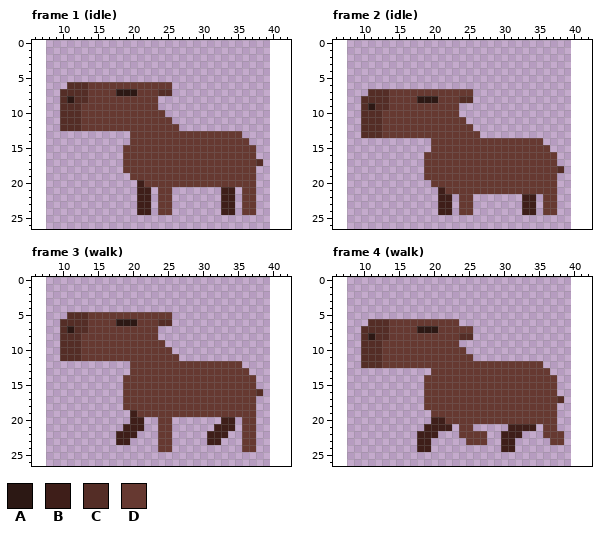
Pixel-art file: Assets/Sprites/Player/capivara.aseprite. The picture above was drawn from the file before the commit.
32x32 pixels, 32 frames. Shown: frame 1 (idle): x 6..42, y 0..26; frame 2 (idle): x 6..42, y 0..26; frame 3 (walk): x 6..42, y 0..26; frame 4 (walk): x 6..42, y 0..26. The old version is drawn lined up with the new one, on the new canvas. The commit also changed other frames, which this record leaves out.
Palette (. is transparent): A #2c1814  B #3e1e19  C #542d26  D #663931
Pixels before, frame 1 (idle), first column x 10:
 6 .CCCDDDDDDDDDDDD.............
 7 CCCCDDDDAAADDDCC.............
 8 CACCDDDDDDDDDD...............
 9 CCCDDDDDDDDDDD...............
10 CCCDDDDDDDDDDDD..............
11 CCCDDDDDDDDDDDDD.............
12 CCCDDDDDDDDDDDDDD............
13 ..........DDDDDDDDDDDDDDDD...
14 ..........DDDDDDDDDDDDDDDDD..
15 .........DDDDDDDDDDDDDDDDDDD.
16 .........DDDDDDDDDDDDDDDDDDD.
17 .........DDDDDDDDDDDDDDDDDDDC
18 .........DDDDDDDDDDDDDDDDDDD.
19 ..........DDDDDDDDDDDDDDDDDD.
20 ...........BDDDDDDDDDDDDDDDD.
21 ...........BB.DD.......BB.DD.
22 ...........BB.DD.......BB.DD.
23 ...........BB.DD.......BB.DD.
24 ...........BB.DD.......BB.DD.
Pixels before, frame 2 (idle), first column x 10:
 7 .CCCDDDDDDDDDDDD.............
 8 CCCCDDDDAAADDDCC.............
 9 CACCDDDDDDDDDD...............
10 CCCDDDDDDDDDDD...............
11 CCCDDDDDDDDDDDD..............
12 CCCDDDDDDDDDDDDD.............
13 CCCDDDDDDDDDDDDDD............
14 ..........DDDDDDDDDDDDDDDD...
15 ..........DDDDDDDDDDDDDDDDD..
16 .........DDDDDDDDDDDDDDDDDDD.
17 .........DDDDDDDDDDDDDDDDDDD.
18 .........DDDDDDDDDDDDDDDDDDDC
19 .........DDDDDDDDDDDDDDDDDDD.
20 ..........DDDDDDDDDDDDDDDDDD.
21 ...........BDDDDDDDDDDDDDDDD.
22 ...........BB.DD.......BB.DD.
23 ...........BB.DD.......BB.DD.
24 ...........BB.DD.......BB.DD.
Pixels before, frame 3 (walk), first column x 10:
 5 .CCCDDDDDDDDDDDD.............
 6 CCCCDDDDAAADDDCC.............
 7 CACCDDDDDDDDDD...............
 8 CCCDDDDDDDDDDD...............
 9 CCCDDDDDDDDDDDD..............
10 CCCDDDDDDDDDDDDD.............
11 CCCDDDDDDDDDDDDDD............
12 ..........DDDDDDDDDDDDDDDD...
13 ..........DDDDDDDDDDDDDDDDD..
14 .........DDDDDDDDDDDDDDDDDDD.
15 .........DDDDDDDDDDDDDDDDDDD.
16 .........DDDDDDDDDDDDDDDDDDDC
17 .........DDDDDDDDDDDDDDDDDDD.
18 .........DDDDDDDDDDDDDDDDDDD.
19 ..........BDDDDDDDDDDDDDDDDD.
20 ..........BB..DD.......BB.DD.
21 .........BBB..DD......BBB.DD.
22 ........BBB...DD.....BBB..DD.
23 ........BB....DD.....BB...DD.
24 ..............DD..........DD.
Pixels before, frame 4 (walk), first column x 10:
 6 .CCCDDDDDDDDDD...............
 7 CCCCDDDDAAADDDDD.............
 8 CACCDDDDDDDDDDCC.............
 9 CCCDDDDDDDDDDD...............
10 CCCDDDDDDDDDDDD..............
11 CCCDDDDDDDDDDDDD.............
12 CCCDDDDDDDDDDDDDDDDDDDDDDD...
13 ..........DDDDDDDDDDDDDDDDD..
14 .........DDDDDDDDDDDDDDDDDDD.
15 .........DDDDDDDDDDDDDDDDDDD.
16 .........DDDDDDDDDDDDDDDDDDD.
17 .........DDDDDDDDDDDDDDDDDDDC
18 .........DDDDDDDDDDDDDDDDDDD.
19 ..........DDDDDDDDDDDDDDDDDD.
20 ..........BBDDDDDDDDDDDDDDDD.
21 .........BBBB.DD.....BBBB.DD.
22 ........BBB...DDDD..BBB...DDD
23 ........BB.....DDD..BB.....DD
24 ........BB..........BB.......
The result:
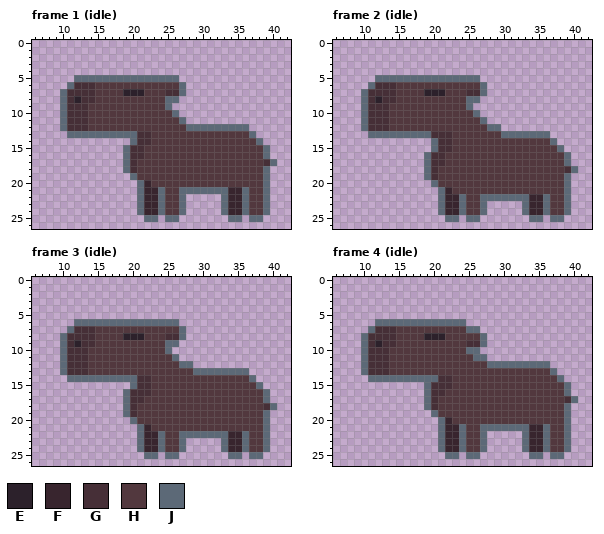
Colours new in this view: E #2c212b  F #38252e  G #462f37  H #52383e  J #5c6977
Message: Updated Capivara Ainda está faltando integrar umas duas animações
The edit:
canvas 32x32 -> 50x32, the old top-left corner now at 8,0
Changed rows in their new state; - is an unchanged pixel.
Frame 1 (idle):
first column x 10:
 5 --JJJJJJJJJJJJJJJ--------------
 6 -JGGGHHHHHHHHHHHHJ-------------
 7 JGGGGHHHHEEEHHHGGJ-------------
 8 JGEGGHHHHHHHHHHJJ--------------
 9 JGGGHHHHHHHHHHHJ---------------
10 JGGGHHHHHHHHHHHHJ--------------
11 JGGGHHHHHHHHHHHHHJ-------------
12 JGGGHHHHHHHHHHHHHHJJJJJJJJJ----
13 -JJJJJJJJJJGGHHHHHHHHHHHHHHJ---
14 ----------JGGHHHHHHHHHHHHHHHJ--
15 ---------JGGHHHHHHHHHHHHHHHHHJ-
16 ---------JGGHHHHHHHHHHHHHHHHHJ-
17 ---------JGHHHHHHHHHHHHHHHHHHGJ
18 ---------JGHHHHHHHHHHHHHHHHHHJ-
19 ----------JHHHHHHHHHHHHHHHHHHJ-
20 -----------JFHHHHHHHHHHHHHHHHJ-
21 -----------JFFJHHJJJJJJJFFJHHJ-
22 -----------JFFJHHJ-----JFFJHHJ-
23 -----------JFFJHHJ-----JFFJHHJ-
24 -----------JFFJHHJ-----JFFJHHJ-
25 ------------JJ-JJ-------JJ-JJ--
Frame 2 (idle):
first column x 10:
 5 --JJJJJJJJJJJJJJJ--------------
 6 -JGGGHHHHHHHHHHHHJ-------------
 7 JGGGGHHHHEEEHHHGGJ-------------
 8 JGEGGHHHHHHHHHHJJ--------------
 9 JGGGHHHHHHHHHHHJ---------------
10 JGGGHHHHHHHHHHHHJ--------------
11 JGGGHHHHHHHHHHHHHJ-------------
12 JGGGHHHHHHHHHHHHHHJJ-----------
13 .JJJJJJJJJGGGHHHHHHHJJJJJJJ----
14 ----------JGGHHHHHHHHHHHHHHJ---
15 ----------JGGHHHHHHHHHHHHHHHJ--
16 ---------JGGHHHHHHHHHHHHHHHHHJ-
17 ---------JGGHHHHHHHHHHHHHHHHHJ-
18 ---------JGHHHHHHHHHHHHHHHHHHGJ
19 ---------JGHHHHHHHHHHHHHHHHHHJ-
20 ----------JHHHHHHHHHHHHHHHHHHJ-
21 -----------JFHHHHHHHHHHHHHHHHJ-
22 -----------JFFJHHJJJJJJJFFJHHJ-
23 -----------JFFJHHJ-----JFFJHHJ-
24 -----------JFFJHHJ-----JFFJHHJ-
25 ------------JJ-JJ-------JJ-JJ--
Frame 3 (idle):
first column x 10:
 5 -...............---------------
 6 ..JJJJJJJJJJJJJJJ--------------
 7 .JGGGHHHHHHHHHHHHJ-------------
 8 JGGGGHHHHEEEHHHGGJ-------------
 9 JGEGGHHHHHHHHHHJJ--------------
10 JGGGHHHHHHHHHHHJ---------------
11 JGGGHHHHHHHHHHHHJ--------------
12 JGGGHHHHHHHHHHHHHJJ.......-----
13 JGGGHHHHHHHHHHHHHHHJJJJJJJJ----
14 -JJJJJJJJJJGGHHHHHHHHHHHHHHJ---
15 ---------.JGGHHHHHHHHHHHHHHHJ--
16 ---------JGGGHHHHHHHHHHHHHHHHJ-
17 ---------JGGHHHHHHHHHHHHHHHHHJ-
18 ---------JGHHHHHHHHHHHHHHHHHHGJ
19 ---------JGHHHHHHHHHHHHHHHHHHJ-
20 ----------JHHHHHHHHHHHHHHHHHHJ-
21 ---------..JFHHHHHHHHHHHHHHHHJ-
22 --------...JFFJHHJJJJJJJFFJHHJ-
23 --------..-JFFJHHJ---..JFFJHHJ-
24 -----------JFFJHHJ-----JFFJHHJ-
25 ------------JJ-JJ-------JJ-JJ--
Frame 4 (idle):
first column x 10:
 6 -.JJJJJJJJJJJJJ----------------
 7 .JGGGHHHHHHHHHHJJ--------------
 8 JGGGGHHHHEEEHHHHHJ-------------
 9 JGEGGHHHHHHHHHHGGJ-------------
10 JGGGHHHHHHHHHHHJJ--------------
11 JGGGHHHHHHHHHHHHJJ-------------
12 JGGGHHHHHHHHHHHHHHJJJJJJJJJ----
13 JGGGHHHHHHHHHHHHHHHHHHHHHHHJ---
14 -JJJJJJJJJJGGHHHHHHHHHHHHHHHJ--
15 ---------JGGGHHHHHHHHHHHHHHHHJ-
16 ---------JGGHHHHHHHHHHHHHHHHHJ-
17 ---------JGHHHHHHHHHHHHHHHHHHGJ
18 ---------JGHHHHHHHHHHHHHHHHHHJ-
19 ----------JHHHHHHHHHHHHHHHHHHJ-
20 ----------.JFHHHHHHHHHHHHHHHHJ-
21 ---------..JFFJHHJJJJJJJFFJHHJ-
22 --------...JFFJHHJ--...JFFJHHJ-
23 --------..-JFFJHHJ--..-JFFJHHJ-
24 --------..-JFFJHHJ--..-JFFJHHJ-
25 ------------JJ-JJ-------JJ-JJ--
